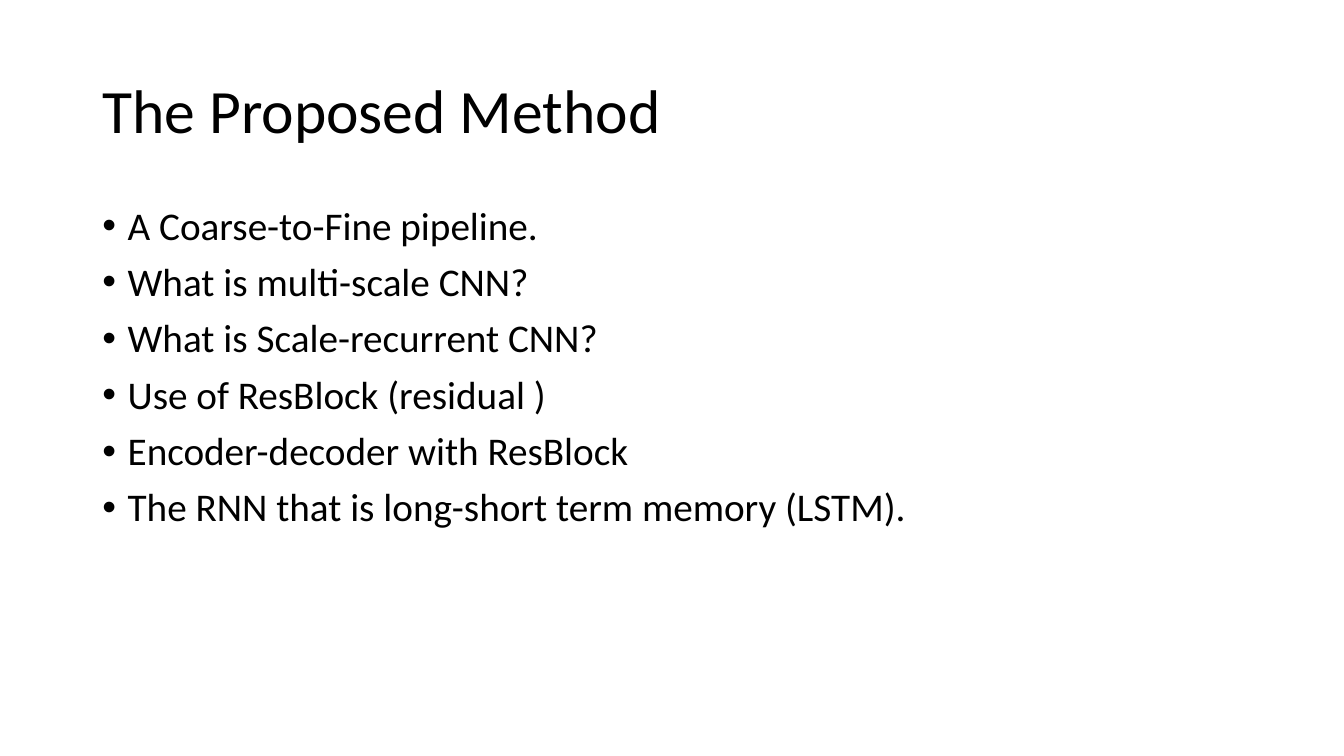
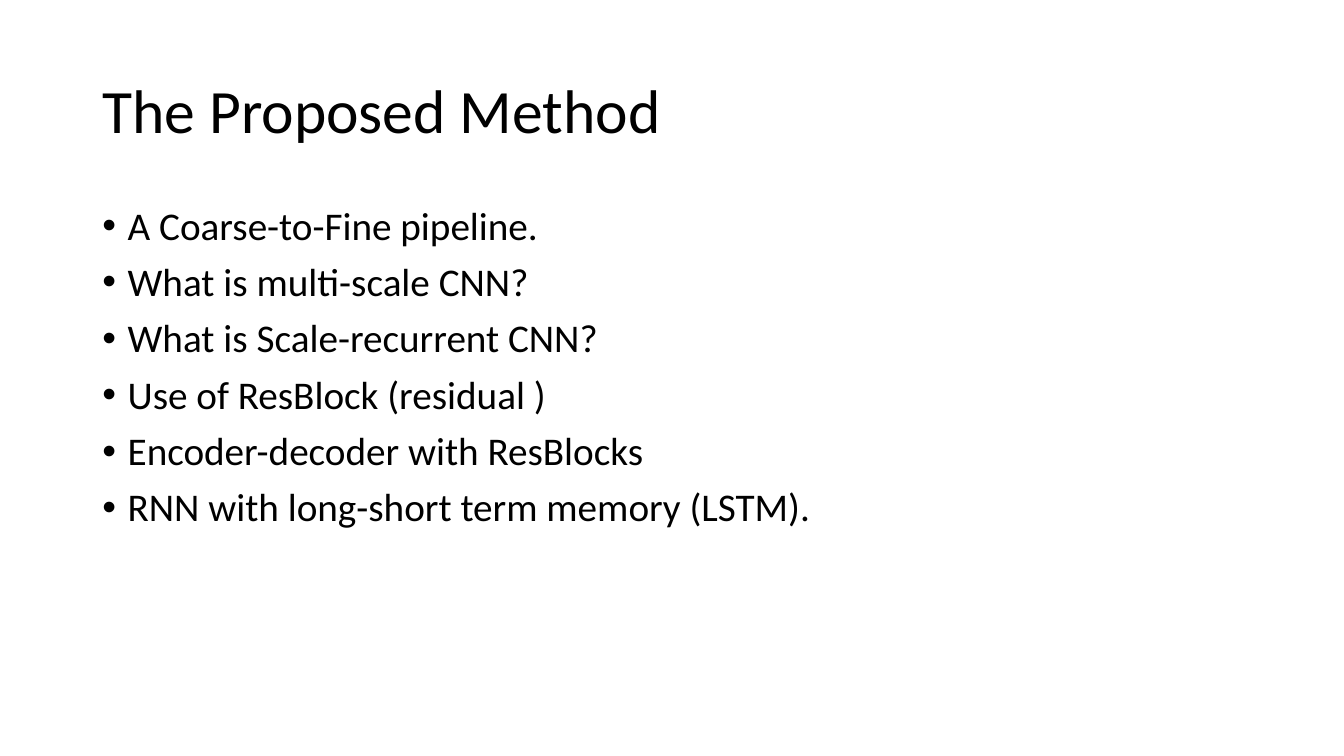
Before and after one commit to Tomlevron/Digital-image-processing, a slide deck: slide 6 of Slideshow/Scale-recurrent network for deblurring.pptx. Drawn at 1344x756 pixels with LibreOffice and Linux fonts; fonts in the diff are those of the drawing. Boxes give left, top, right and bottom in pixels: in the first picture for what was removed or moved away, otherwise in the second. Text is boxed around its words. In the diff, an @@ line names an element or a change of style, - is before the commit and + after.

```diff
--- a/Slideshow/Scale-recurrent network for deblurring.pptx
+++ b/Slideshow/Scale-recurrent network for deblurring.pptx
@@ text at box(128, 437, 810, 528): text changed @@
-• Encoder-decoder with ResBlock
-• The RNN that is long-short term memory (LSTM).
+• Encoder-decoder with ResBlocks
+• RNN with long-short term memory (LSTM).
```
Also in this commit, not shown: 6 other slides changed.
